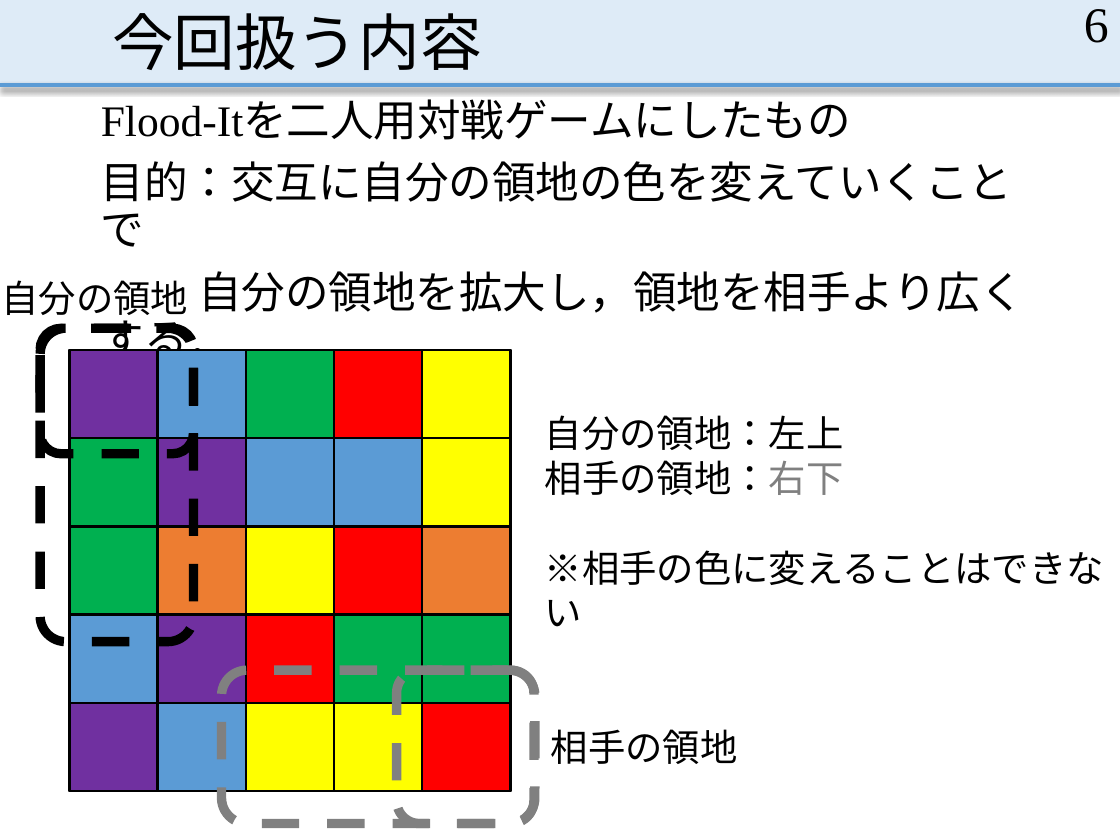
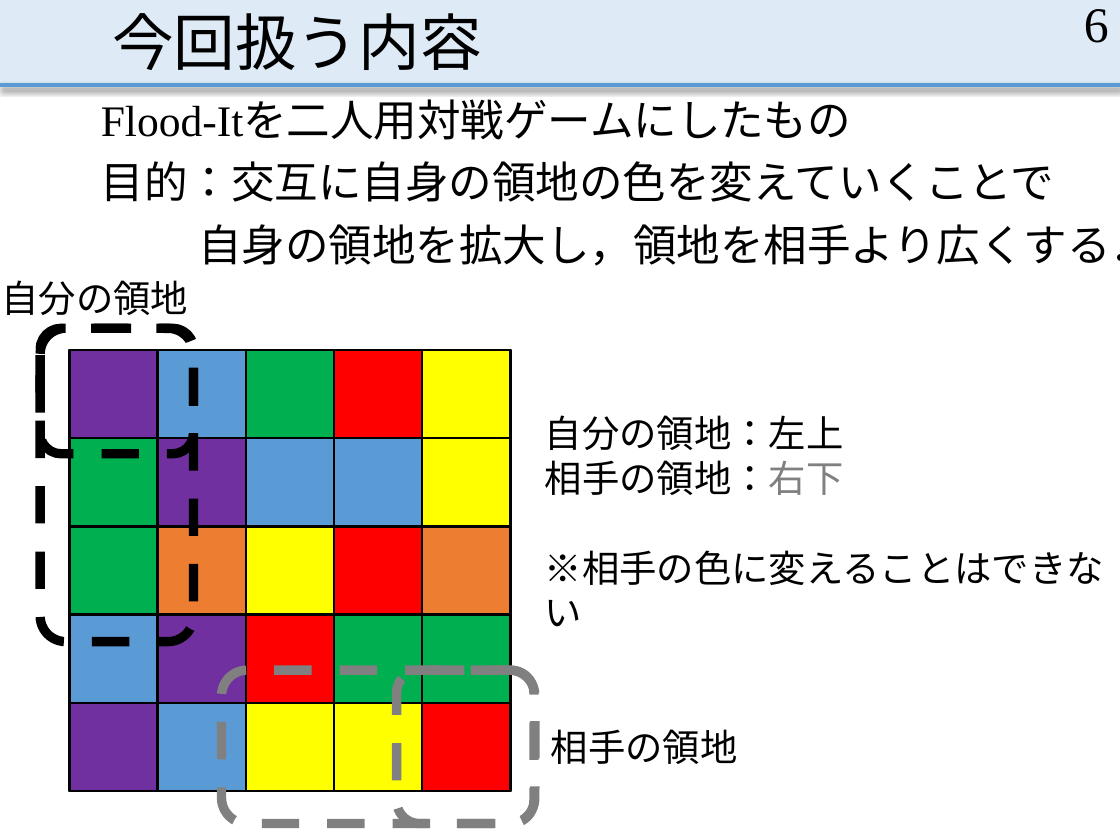
Before and after one commit to MasayaOda/SR, a slide deck: slide 6 of 中間発表.pptx. Drawn at 1120x840 pixels with LibreOffice and Linux fonts; fonts in the diff are those of the drawing. Boxes give left, top, right and bottom in pixels: in the first picture for what was removed or moved away, otherwise in the second. Text is boxed around its words. In the diff, an @@ line names an element or a change of style, - is before the commit and + after.

```diff
--- a/中間発表.pptx
+++ b/中間発表.pptx
@@ text at [101,161,1120,266]: text changed @@
-目的：交互に自分の領地の色を変えていくことで
-自分の領地を拡大し，領地を相手より広くする．
+目的：交互に自身の領地の色を変えていくことで
+自身の領地を拡大し，領地を相手より広くする．
```
Also in this commit, not shown: 5 other slides changed, 7 other files.
